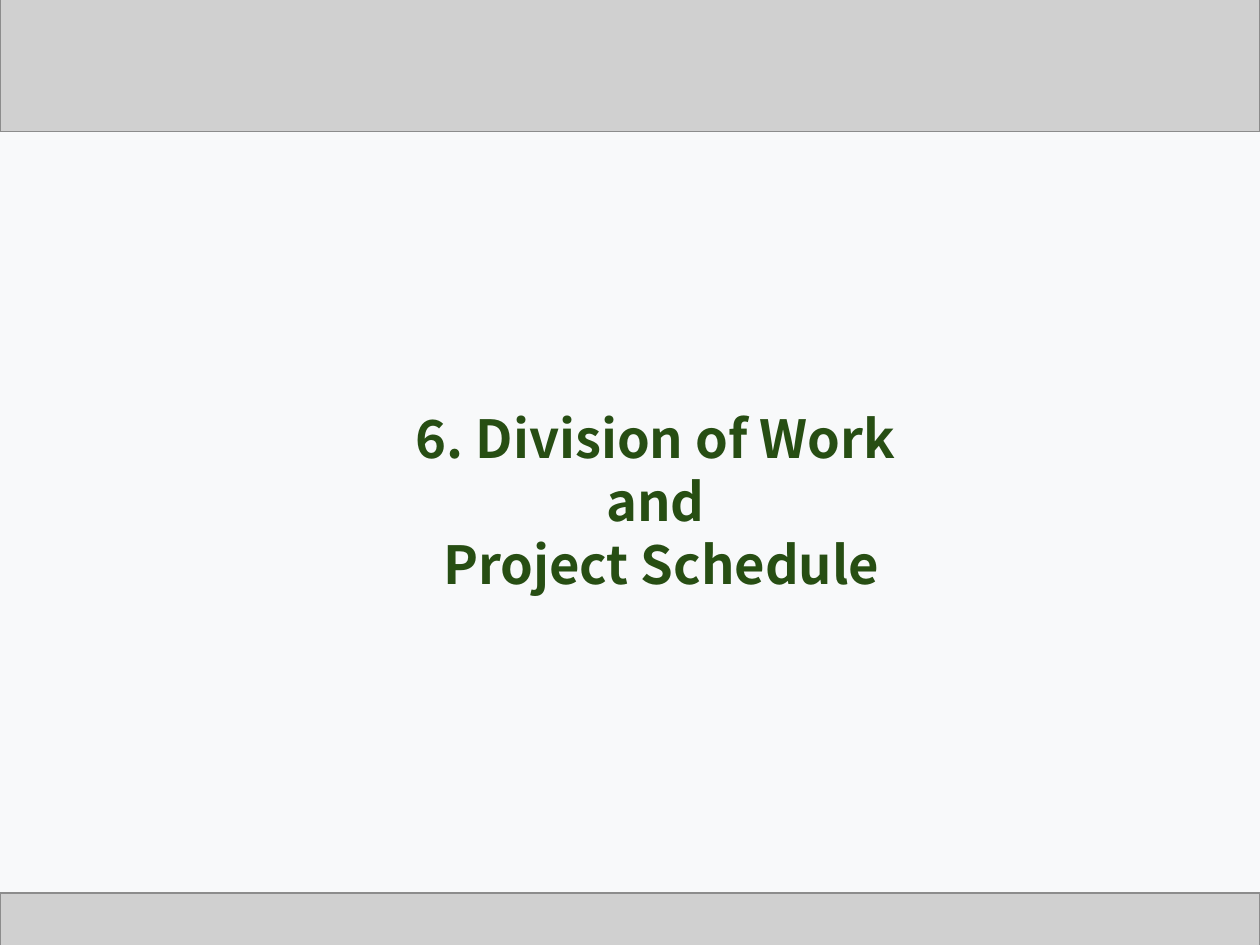
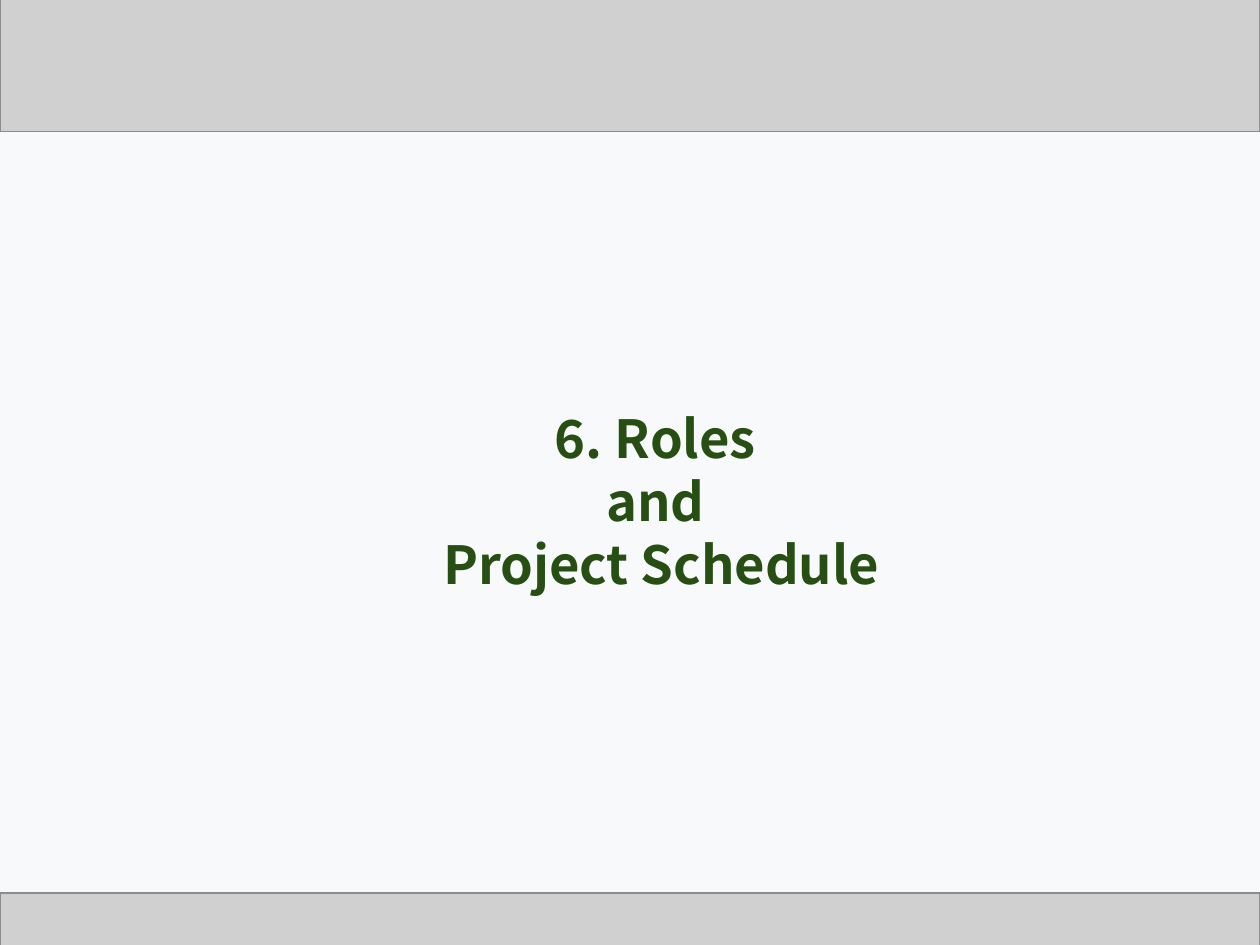
Before and after one commit to Team-GoNaMi/Docs, a slide deck: slide 17 of PPT/Team1_Presentation Material_3rd Week.pptx (slide 18 before the commit). Drawn at 1260x945 pixels with LibreOffice and Linux fonts; fonts in the diff are those of the drawing; grey boxes stand for pictures. Boxes give left, top, right and bottom in pixels: in the first picture for what was removed or moved away, otherwise in the second. Text is boxed around its words. In the diff, an @@ line names an element or a change of style, - is before the commit and + after.

```diff
--- a/PPT/Team1_Presentation Material_3rd Week.pptx
+++ b/PPT/Team1_Presentation Material_3rd Week.pptx
@@ text at [555, 416, 756, 459]: text changed @@
-6. Division of Work
+6. Roles
```
Also in this commit, not shown: 5 other slides changed, 9 slides added, 10 slides removed, 2 other files.
